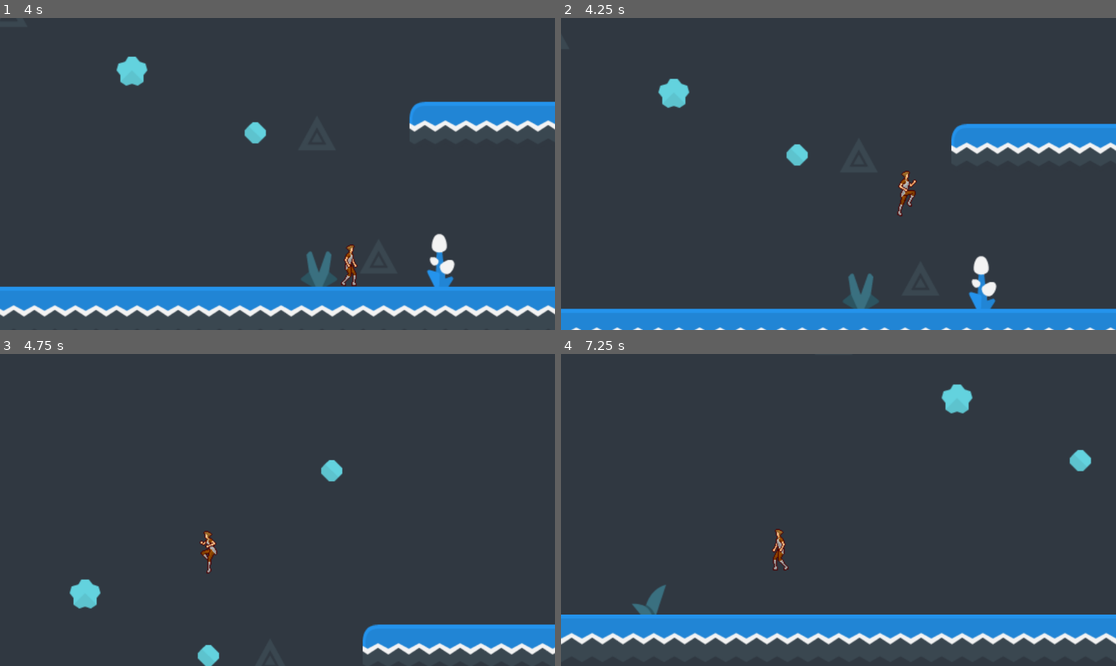
Above: before the commit, frames 1-4 (two rows, left to right).
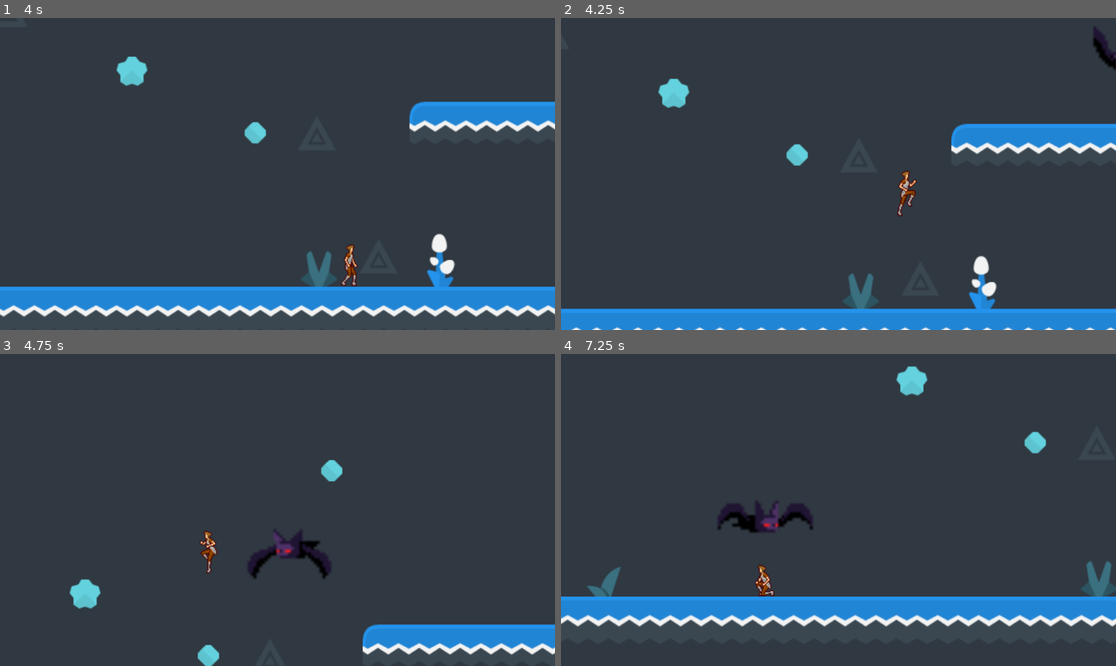
Above: after the commit, the same moments.

Repository: sophiabutt/2D-Platformer
Game: Godot game, scene res://Levels/Level1.tscn
Same seed, same stepped clock (60 frames per second), same inputs: the game is played once before the commit and once after it.
Inputs:
- Up to frame 1 (4 s): hold W (jump) 0.53-1.28 s; hold D (right) 0.53-2.03 s; tap W (jump) at 1.35, 1.52, 1.82, 2.85, 3.02, 3.32 s; hold A (left) 2.03-2.78 s; hold W (jump) 2.03-2.78 s; hold D (right) from 2.78 s (still down); hold W (jump) from 3.53 s (still down)
- Up to frame 2 (4.25 s): keep holding D (right); keep holding W (jump)
- Up to frame 3 (4.75 s): release D (right) at 4.28 s; release W (jump) at 4.28 s; hold A (left) from 4.28 s (still down); tap W (jump) at 4.35, 4.52 s
- Up to frame 4 (7.25 s): tap W (jump) at 4.82, 5.85, 6.02, 6.32 s; release A (left) at 5.03 s; hold D (right) 5.03-5.78 s; hold W (jump) 5.03-5.78 s; hold A (left) from 5.78 s (still down); hold W (jump) from 6.53 s (still down)

Frame 1 is identical in both runs. In frame 2, 0.3% of the frame differs, in the area x 95-100%, y 2-17%; in frame 3, 0.9%; in frame 4, 17%, in the area x 0-100%, y 3-94%.
Error after the commit: Invalid call. Nonexistent function 'die' in base 'CharacterBody2D (Player.gd)'. (res://Enemies/Bat.gd:52)

Commit message:
Added enemies; need help

Diff:
--- /dev/null
+++ b/Enemies/Bat.gd
@@ -0,0 +1,59 @@
+extends CharacterBody2D
+
+var player = null
+@onready var ray = $See
+@export var speed = 800
+@export var looking_speed = 100
+var nav_ready = false
+var initial_position = Vector2.ZERO
+
+var mode = ""
+
+
+var points = []
+const margin = 1.5
+
+func _ready():
+	$AnimatedSprite2D.play("Moving")
+	call_deferred("nav_setup")
+	initial_position = global_position
+
+func nav_setup():
+	# Wait for the first physics frame so the NavigationServer can sync.
+	await get_tree().physics_frame
+	$NavigationAgent2D.target_position = global_position
+	nav_ready = true
+
+func _physics_process(_delta):
+	player = get_node_or_null("/root/Game/Player_Container/Player")
+	var s = looking_speed
+	var points = initial_position
+	if player != null and nav_ready:
+		$NavigationAgent2D.target_position = player.global_position
+		points = $NavigationAgent2D.get_next_path_position()
+		$See.target_position = to_local(player.global_position)
+		var c = $See.get_collider()
+		if c == player:
+			s = speed
+	if points != Vector2.ZERO:
+		print(points)
+		var distance = points - global_position
+		var direction = distance.normalized()
+		$AnimatedSprite2D.flip_h = direction.x < 0
+		if distance.length() > margin:
+			velocity = direction*s
+		else:
+			velocity = Vector2.ZERO
+		move_and_slide()
+
+
+func _on_attack_body_entered(body):
+	if body.name == "Player":
+		body.die()
+		queue_free()
+
+
+func _on_above_and_below_body_entered(body):
+	if body.name == "Player":
+		body.die()
+		queue_free()
--- /dev/null
+++ b/Enemies/Goblin.gd
@@ -0,0 +1,58 @@
+extends CharacterBody2D
+
+@onready var SM = $StateMachine
+
+@export var walking = 500
+@export var running = 1000
+@export var path = [Vector2(4100,1120), Vector2(5250,1120)]
+var direction = 1
+
+func _ready():
+	position = path[0]
+	velocity.x = walking
+	SM.set_state("Move")
+
+func _physics_process(_delta):
+	move_and_slide()
+
+	if velocity.x < 0 and not $AnimatedSprite2D.flip_h:
+		$AnimatedSprite2D.flip_h = true
+		direction = -1
+		$Attack.target_position.x = -1*abs($Attack.target_position.x)
+	if velocity.x > 0 and $AnimatedSprite2D.flip_h:
+		$AnimatedSprite2D.flip_h = false
+		direction = 1
+		$Attack.target_position.x = abs($Attack.target_position.x)
+	if $AnimatedSprite2D.animation == "Attack": $AnimatedSprite2D.offset.x = 7*direction
+	else: $AnimatedSprite2D.offset.x = 0
+
+func set_animation(anim):
+	if $AnimatedSprite2D.animation == anim and $AnimatedSprite2D.is_playing(): return
+	if $AnimatedSprite2D.sprite_frames.has_animation(anim): $AnimatedSprite2D.play(anim)
+	else: $AnimatedSprite2D.play()
+
+func damage():
+	if SM.state_name != "Die":
+		SM.set_state("Die")
+
+
+func should_attack():
+	if $Attack.is_colliding() and $Attack.get_collider().name == "Player":
+		return true
+	return false
+
+func attack_target():
+	if $Attack.is_colliding():
+		return $Attack.get_collider()
+	return null
+
+func _on_AnimatedSprite_animation_finished():
+	if SM.state_name == "Attack":
+		SM.set_state("Move")
+	if SM.state_name == "Die":
+		queue_free()
+
+
+func _on_Above_and_Below_body_entered(body):
+	if body.name == "Player" and SM.state_name != "Die":
+		body.die()
--- /dev/null
+++ b/Enemies/Goblin_Attack.gd
@@ -0,0 +1,22 @@
+extends Node
+
+@onready var SM = get_parent()
+@onready var enemy = get_node("../..")
+
+func _ready():
+	await enemy.ready
+
+func start():
+	enemy.set_animation("Attacking")
+	enemy.velocity = Vector2.ZERO
+	$Timer.start()
+
+func physics_process(_delta):
+	pass
+
+
+func _on_Timer_timeout():
+	if SM.state_name == "Attack":
+		var target = enemy.attack_target()
+		if target != null and target.name == "Player":
+			target.die()
--- /dev/null
+++ b/Enemies/Goblin_Die.gd
@@ -0,0 +1,13 @@
+extends Node
+
+@onready var SM = get_parent()
+@onready var enemy = get_node("../..")
+
+func _ready():
+	await enemy.ready
+
+func start():
+	enemy.set_animation("Dying")
+	enemy.velocity = Vector2.ZERO
+	enemy.collision_layer = 0
+	enemy.collision_mask = 0
--- /dev/null
+++ b/Enemies/Goblin_Move.gd
@@ -0,0 +1,20 @@
+extends Node
+
+@onready var SM = get_parent()
+@onready var enemy = get_node("../..")
+
+func _ready():
+	await enemy.ready
+
+func start():
+	enemy.set_animation("Moving")
+
+func physics_process(_delta):
+	if enemy.should_attack():
+		SM.set_state("Attack")
+	else:
+		enemy.velocity.x = enemy.direction * enemy.walking
+		if enemy.position.x > enemy.path[1].x:
+			enemy.velocity.x = -1*abs(enemy.walking)
+		if enemy.position.x < enemy.path[0].x:
+			enemy.velocity.x = abs(enemy.velocity.x)
--- /dev/null
+++ b/Enemies/bat.tscn
@@ -0,0 +1,266 @@
+[gd_scene load_steps=37 format=3 uid="uid://cpk4wvk7umyu5"]
+
+[ext_resource type="Script" path="res://Enemies/Bat.gd" id="1_8tlmj"]
+[ext_resource type="Texture2D" uid="uid://cyyokg3fd5nvy" path="res://Assets/bat_attack.png" id="2_v71mr"]
+[ext_resource type="Texture2D" uid="uid://cuq587fu642tx" path="res://Assets/bat_die.png" id="3_x4yg7"]
+[ext_resource type="Texture2D" uid="uid://dei2xtkdeuux0" path="res://Assets/bat_move.png" id="4_56q0a"]
+
+[sub_resource type="AtlasTexture" id="AtlasTexture_b30nx"]
+atlas = ExtResource("2_v71mr")
+region = Rect2(0, 0, 64, 64)
+
+[sub_resource type="AtlasTexture" id="AtlasTexture_impxr"]
+atlas = ExtResource("2_v71mr")
+region = Rect2(64, 0, 64, 64)
+
+[sub_resource type="AtlasTexture" id="AtlasTexture_lj34a"]
+atlas = ExtResource("2_v71mr")
+region = Rect2(128, 0, 64, 64)
+
+[sub_resource type="AtlasTexture" id="AtlasTexture_1fe78"]
+atlas = ExtResource("2_v71mr")
+region = Rect2(192, 0, 64, 64)
+
+[sub_resource type="AtlasTexture" id="AtlasTexture_mcblk"]
+atlas = ExtResource("2_v71mr")
+region = Rect2(256, 0, 64, 64)
+
+[sub_resource type="AtlasTexture" id="AtlasTexture_gl0yi"]
+atlas = ExtResource("2_v71mr")
+region = Rect2(320, 0, 64, 64)
+
+[sub_resource type="AtlasTexture" id="AtlasTexture_1y85v"]
+atlas = ExtResource("2_v71mr")
+region = Rect2(384, 0, 64, 64)
+
+[sub_resource type="AtlasTexture" id="AtlasTexture_36pd6"]
+atlas = ExtResource("2_v71mr")
+region = Rect2(448, 0, 64, 64)
+
+[sub_resource type="AtlasTexture" id="AtlasTexture_lddcj"]
+atlas = ExtResource("2_v71mr")
+region = Rect2(512, 0, 64, 64)
+
+[sub_resource type="AtlasTexture" id="AtlasTexture_xq1f0"]
+atlas = ExtResource("2_v71mr")
+region = Rect2(576, 0, 64, 64)
+
+[sub_resource type="AtlasTexture" id="AtlasTexture_j8cmb"]
+atlas = ExtResource("3_x4yg7")
+region = Rect2(0, 0, 64, 64)
+
+[sub_resource type="AtlasTexture" id="AtlasTexture_0o86k"]
+atlas = ExtResource("3_x4yg7")
+region = Rect2(64, 0, 64, 64)
+
+[sub_resource type="AtlasTexture" id="AtlasTexture_d220o"]
+atlas = ExtResource("3_x4yg7")
+region = Rect2(128, 0, 64, 64)
+
+[sub_resource type="AtlasTexture" id="AtlasTexture_7oag7"]
+atlas = ExtResource("3_x4yg7")
+region = Rect2(192, 0, 64, 64)
+
+[sub_resource type="AtlasTexture" id="AtlasTexture_7y6uc"]
+atlas = ExtResource("3_x4yg7")
+region = Rect2(256, 0, 64, 64)
+
+[sub_resource type="AtlasTexture" id="AtlasTexture_8hltw"]
+atlas = ExtResource("3_x4yg7")
+region = Rect2(320, 0, 64, 64)
+
+[sub_resource type="AtlasTexture" id="AtlasTexture_f2vb7"]
+atlas = ExtResource("3_x4yg7")
+region = Rect2(384, 0, 64, 64)
+
+[sub_resource type="AtlasTexture" id="AtlasTexture_5674y"]
+atlas = ExtResource("3_x4yg7")
+region = Rect2(448, 0, 64, 64)
+
+[sub_resource type="AtlasTexture" id="AtlasTexture_wfe6p"]
+atlas = ExtResource("3_x4yg7")
+region = Rect2(512, 0, 64, 64)
+
+[sub_resource type="AtlasTexture" id="AtlasTexture_g8c1r"]
+atlas = ExtResource("3_x4yg7")
+region = Rect2(576, 0, 64, 64)
+
+[sub_resource type="AtlasTexture" id="AtlasTexture_p24aq"]
+atlas = ExtResource("4_56q0a")
+region = Rect2(0, 0, 64, 64)
+
+[sub_resource type="AtlasTexture" id="AtlasTexture_htpwp"]
+atlas = ExtResource("4_56q0a")
+region = Rect2(64, 0, 64, 64)
+
+[sub_resource type="AtlasTexture" id="AtlasTexture_ak2wa"]
+atlas = ExtResource("4_56q0a")
+region = Rect2(128, 0, 64, 64)
+
+[sub_resource type="AtlasTexture" id="AtlasTexture_jvche"]
+atlas = ExtResource("4_56q0a")
+region = Rect2(192, 0, 64, 64)
+
+[sub_resource type="AtlasTexture" id="AtlasTexture_uwro1"]
+atlas = ExtResource("4_56q0a")
+region = Rect2(256, 0, 64, 64)
+
+[sub_resource type="AtlasTexture" id="AtlasTexture_27bwv"]
+atlas = ExtResource("4_56q0a")
+region = Rect2(320, 0, 64, 64)
+
+[sub_resource type="AtlasTexture" id="AtlasTexture_1w2at"]
+atlas = ExtResource("4_56q0a")
+region = Rect2(384, 0, 64, 64)
+
+[sub_resource type="AtlasTexture" id="AtlasTexture_p5uf6"]
+atlas = ExtResource("4_56q0a")
+region = Rect2(448, 0, 64, 64)
+
+[sub_resource type="SpriteFrames" id="SpriteFrames_3eofj"]
+animations = [{
+"frames": [{
+"duration": 1.0,
+"texture": SubResource("AtlasTexture_b30nx")
+}, {
+"duration": 1.0,
+"texture": SubResource("AtlasTexture_impxr")
+}, {
+"duration": 1.0,
+"texture": SubResource("AtlasTexture_lj34a")
+}, {
+"duration": 1.0,
+"texture": SubResource("AtlasTexture_1fe78")
+}, {
+"duration": 1.0,
+"texture": SubResource("AtlasTexture_mcblk")
+}, {
+"duration": 1.0,
+"texture": SubResource("AtlasTexture_gl0yi")
+}, {
+"duration": 1.0,
+"texture": SubResource("AtlasTexture_1y85v")
+}, {
+"duration": 1.0,
+"texture": SubResource("AtlasTexture_36pd6")
+}, {
+"duration": 1.0,
+"texture": SubResource("AtlasTexture_lddcj")
+}, {
+"duration": 1.0,
+"texture": SubResource("AtlasTexture_xq1f0")
+}],
+"loop": true,
+"name": &"Attacking",
+"speed": 5.0
+}, {
+"frames": [{
+"duration": 1.0,
+"texture": SubResource("AtlasTexture_j8cmb")
+}, {
+"duration": 1.0,
+"texture": SubResource("AtlasTexture_0o86k")
+}, {
+"duration": 1.0,
+"texture": SubResource("AtlasTexture_d220o")
+}, {
+"duration": 1.0,
+"texture": SubResource("AtlasTexture_7oag7")
+}, {
+"duration": 1.0,
+"texture": SubResource("AtlasTexture_7y6uc")
+}, {
+"duration": 1.0,
+"texture": SubResource("AtlasTexture_8hltw")
+}, {
+"duration": 1.0,
+"texture": SubResource("AtlasTexture_f2vb7")
+}, {
+"duration": 1.0,
+"texture": SubResource("AtlasTexture_5674y")
+}, {
+"duration": 1.0,
+"texture": SubResource("AtlasTexture_wfe6p")
+}, {
+"duration": 1.0,
+"texture": SubResource("AtlasTexture_g8c1r")
+}],
+"loop": false,
+"name": &"Dying",
+"speed": 5.0
+}, {
+"frames": [{
+"duration": 1.0,
+"texture": SubResource("AtlasTexture_p24aq")
+}, {
+"duration": 1.0,
+"texture": SubResource("AtlasTexture_htpwp")
+}, {
+"duration": 1.0,
+"texture": SubResource("AtlasTexture_ak2wa")
+}, {
+"duration": 1.0,
+"texture": SubResource("AtlasTexture_jvche")
+}, {
+"duration": 1.0,
+"texture": SubResource("AtlasTexture_uwro1")
+}, {
+"duration": 1.0,
+"texture": SubResource("AtlasTexture_27bwv")
+}, {
+"duration": 1.0,
+"texture": SubResource("AtlasTexture_1w2at")
+}, {
+"duration": 1.0,
+"texture": SubResource("AtlasTexture_p5uf6")
+}],
+"loop": true,
+"name": &"Moving",
+"speed": 10.0
+}]
+
+[sub_resource type="RectangleShape2D" id="RectangleShape2D_0do44"]
+size = Vector2(135, 86.5)
+
+[sub_resource type="CapsuleShape2D" id="CapsuleShape2D_0a16c"]
+radius = 66.0
+height = 132.0
+
+[sub_resource type="RectangleShape2D" id="RectangleShape2D_88yff"]
+size = Vector2(136, 20)
+
+[node name="Bat" type="CharacterBody2D"]
+script = ExtResource("1_8tlmj")
+
+[node name="AnimatedSprite2D" type="AnimatedSprite2D" parent="."]
+position = Vector2(7.5, -8.50002)
+scale = Vector2(2.98438, 2.98438)
+sprite_frames = SubResource("SpriteFrames_3eofj")
+animation = &"Moving"
+autoplay = "Moving"
+
+[node name="CollisionShape2D" type="CollisionShape2D" parent="."]
+position = Vector2(7.5, -20.75)
+shape = SubResource("RectangleShape2D_0do44")
+
+[node name="See" type="RayCast2D" parent="."]
+target_position = Vector2(0, 1000)
+
+[node name="Attack" type="Area2D" parent="."]
+
+[node name="CollisionShape2D" type="CollisionShape2D" parent="Attack"]
+position = Vector2(-3, -21)
+shape = SubResource("CapsuleShape2D_0a16c")
+
+[node name="Timer" type="Timer" parent="Attack"]
+
+[node name="Above_and_Below" type="Area2D" parent="."]
+
+[node name="CollisionShape2D" type="CollisionShape2D" parent="Above_and_Below"]
+position = Vector2(8, -74)
+shape = SubResource("RectangleShape2D_88yff")
+
+[node name="NavigationAgent2D" type="NavigationAgent2D" parent="."]
+
+[connection signal="body_entered" from="Attack" to="." method="_on_attack_body_entered"]
+[connection signal="area_shape_entered" from="Above_and_Below" to="." method="_on_above_and_below_body_entered"]
--- /dev/null
+++ b/Enemies/goblin.tscn
@@ -0,0 +1,195 @@
+[gd_scene load_steps=27 format=3 uid="uid://dqj0dlhxtix6"]
+
+[ext_resource type="Script" path="res://Enemies/Goblin.gd" id="1_neiku"]
+[ext_resource type="Texture2D" uid="uid://d3i35bx06onwp" path="res://Assets/goblin.peasant.png" id="2_b268h"]
+[ext_resource type="Script" path="res://StateMachine/StateMachine.gd" id="3_cum6s"]
+[ext_resource type="Script" path="res://Enemies/Goblin_Move.gd" id="4_cocqs"]
+[ext_resource type="Script" path="res://Enemies/Goblin_Attack.gd" id="5_xkquu"]
+[ext_resource type="Script" path="res://Enemies/Goblin_Die.gd" id="6_euabk"]
+
+[sub_resource type="AtlasTexture" id="AtlasTexture_qk7gn"]
+atlas = ExtResource("2_b268h")
+region = Rect2(0, 128, 32, 64)
+
+[sub_resource type="AtlasTexture" id="AtlasTexture_8xu23"]
+atlas = ExtResource("2_b268h")
+region = Rect2(64, 128, 32, 64)
+
+[sub_resource type="AtlasTexture" id="AtlasTexture_5gfee"]
+atlas = ExtResource("2_b268h")
+region = Rect2(96, 128, 32, 64)
+
+[sub_resource type="AtlasTexture" id="AtlasTexture_awnik"]
+atlas = ExtResource("2_b268h")
+region = Rect2(192, 128, 32, 64)
+
+[sub_resource type="AtlasTexture" id="AtlasTexture_2ghja"]
+atlas = ExtResource("2_b268h")
+region = Rect2(224, 128, 32, 64)
+
+[sub_resource type="AtlasTexture" id="AtlasTexture_k831p"]
+atlas = ExtResource("2_b268h")
+region = Rect2(256, 128, 32, 64)
+
+[sub_resource type="AtlasTexture" id="AtlasTexture_ado2j"]
+atlas = ExtResource("2_b268h")
+region = Rect2(0, 64, 32, 64)
+
+[sub_resource type="AtlasTexture" id="AtlasTexture_iyy2u"]
+atlas = ExtResource("2_b268h")
+region = Rect2(32, 64, 32, 64)
+
+[sub_resource type="AtlasTexture" id="AtlasTexture_tjhsy"]
+atlas = ExtResource("2_b268h")
+region = Rect2(64, 64, 32, 64)
+
+[sub_resource type="AtlasTexture" id="AtlasTexture_exl54"]
+atlas = ExtResource("2_b268h")
+region = Rect2(128, 64, 64, 64)
+
+[sub_resource type="AtlasTexture" id="AtlasTexture_ebhju"]
+atlas = ExtResource("2_b268h")
+region = Rect2(192, 64, 64, 64)
+
+[sub_resource type="AtlasTexture" id="AtlasTexture_xqqvr"]
+atlas = ExtResource("2_b268h")
+region = Rect2(32, 0, 32, 64)
+
+[sub_resource type="AtlasTexture" id="AtlasTexture_o7us1"]
+atlas = ExtResource("2_b268h")
+region = Rect2(64, 0, 32, 64)
+
+[sub_resource type="AtlasTexture" id="AtlasTexture_7o7l4"]
+atlas = ExtResource("2_b268h")
+region = Rect2(96, 0, 32, 64)
+
+[sub_resource type="AtlasTexture" id="AtlasTexture_ndvw2"]
+atlas = ExtResource("2_b268h")
+region = Rect2(128, 0, 32, 64)
+
+[sub_resource type="AtlasTexture" id="AtlasTexture_k8jm4"]
+atlas = ExtResource("2_b268h")
+region = Rect2(160, 0, 32, 64)
+
+[sub_resource type="AtlasTexture" id="AtlasTexture_sks8y"]
+atlas = ExtResource("2_b268h")
+region = Rect2(192, 0, 32, 64)
+
+[sub_resource type="SpriteFrames" id="SpriteFrames_frcgy"]
+animations = [{
+"frames": [{
+"duration": 1.0,
+"texture": SubResource("AtlasTexture_qk7gn")
+}, {
+"duration": 1.0,
+"texture": SubResource("AtlasTexture_8xu23")
+}, {
+"duration": 1.0,
+"texture": SubResource("AtlasTexture_5gfee")
+}, {
+"duration": 1.0,
+"texture": SubResource("AtlasTexture_awnik")
+}, {
+"duration": 1.0,
+"texture": SubResource("AtlasTexture_2ghja")
+}, {
+"duration": 1.0,
+"texture": SubResource("AtlasTexture_k831p")
+}],
+"loop": false,
+"name": &"Attacking",
+"speed": 7.0
+}, {
+"frames": [{
+"duration": 1.0,
+"texture": SubResource("AtlasTexture_ado2j")
+}, {
+"duration": 1.0,
+"texture": SubResource("AtlasTexture_iyy2u")
+}, {
+"duration": 1.0,
+"texture": SubResource("AtlasTexture_tjhsy")
+}, {
+"duration": 1.0,
+"texture": SubResource("AtlasTexture_exl54")
+}, {
+"duration": 1.0,
+"texture": SubResource("AtlasTexture_ebhju")
+}],
+"loop": false,
+"name": &"Dying",
+"speed": 5.0
+}, {
+"frames": [{
+"duration": 1.0,
+"texture": SubResource("AtlasTexture_xqqvr")
+}, {
+"duration": 1.0,
+"texture": SubResource("AtlasTexture_o7us1")
+}, {
+"duration": 1.0,
+"texture": SubResource("AtlasTexture_7o7l4")
+}, {
+"duration": 1.0,
+"texture": SubResource("AtlasTexture_ndvw2")
+}, {
+"duration": 1.0,
+"texture": SubResource("AtlasTexture_k8jm4")
+}, {
+"duration": 1.0,
+"texture": SubResource("AtlasTexture_sks8y")
+}],
+"loop": true,
+"name": &"Moving",
+"speed": 5.0
+}]
+
+[sub_resource type="CapsuleShape2D" id="CapsuleShape2D_vhktg"]
+radius = 32.0
+height = 108.0
+
+[sub_resource type="RectangleShape2D" id="RectangleShape2D_co0gg"]
+size = Vector2(63, 13.5)
+
+[node name="Goblin" type="CharacterBody2D"]
+script = ExtResource("1_neiku")
+
+[node name="AnimatedSprite2D" type="AnimatedSprite2D" parent="."]
+position = Vector2(13, -49)
+scale = Vector2(2.64063, 2.64063)
+sprite_frames = SubResource("SpriteFrames_frcgy")
+animation = &"Moving"
+autoplay = "Moving"
+frame_progress = 0.473609
+
+[node name="CollisionShape2D" type="CollisionShape2D" parent="."]
+position = Vector2(-1, -10)
+shape = SubResource("CapsuleShape2D_vhktg")
+
+[node name="Attack" type="RayCast2D" parent="."]
+position = Vector2(0, -15)
+target_position = Vector2(150, 0)
+
+[node name="StateMachine" type="Node" parent="."]
+script = ExtResource("3_cum6s")
+
+[node name="Move" type="Node" parent="StateMachine"]
+script = ExtResource("4_cocqs")
+
+[node name="Attack" type="Node" parent="StateMachine"]
+script = ExtResource("5_xkquu")
+
+[node name="Timer" type="Timer" parent="StateMachine/Attack"]
+
+[node name="Die" type="Node" parent="StateMachine"]
+script = ExtResource("6_euabk")
+
+[node name="Above_and_Below" type="Area2D" parent="."]
+
+[node name="CollisionShape2D" type="CollisionShape2D" parent="Above_and_Below"]
+position = Vector2(0, -62)
+shape = SubResource("RectangleShape2D_co0gg")
+
+[connection signal="animation_finished" from="AnimatedSprite2D" to="." method="_on_AnimatedSprite_animation_finished"]
+[connection signal="timeout" from="StateMachine/Attack/Timer" to="StateMachine/Attack" method="_on_Timer_timeout"]
+[connection signal="body_entered" from="Above_and_Below" to="." method="_on_Above_and_Below_body_entered"]
--- a/Levels/Level1.tscn
+++ b/Levels/Level1.tscn
@@ -7,6 +7,8 @@
 [ext_resource type="PackedScene" uid="uid://75kl8s3x66sf" path="res://Levels/Camera.tscn" id="4_ebv7f"]
 [ext_resource type="Texture2D" uid="uid://w1tr7mlqhfbh" path="res://Assets/portal_end.png" id="5_7t5j3"]
 [ext_resource type="Script" path="res://Player/Player_Container.gd" id="6_4dv3v"]
+[ext_resource type="PackedScene" uid="uid://dqj0dlhxtix6" path="res://Enemies/goblin.tscn" id="7_c5yts"]
+[ext_resource type="PackedScene" uid="uid://cpk4wvk7umyu5" path="res://Enemies/bat.tscn" id="8_xtb5a"]
 
 [sub_resource type="TileSetAtlasSource" id="TileSetAtlasSource_r81hv"]
 texture = ExtResource("1_go4ss")
@@ -1240,6 +1242,11 @@
 tile_size = Vector2i(64, 64)
 sources/0 = SubResource("TileSetAtlasSource_xlxfn")
 
+[sub_resource type="NavigationPolygon" id="NavigationPolygon_1trgp"]
+vertices = PackedVector2Array(2832, 400, 3920, 560, 2640, 464, 2736, 400, 2480, 464, 1296, 464, 1808, 416, 2480, 368, 16, 560, 816, 464, 1520, 416, 2640, 368, 2736, 304, 3152, 272, 3152, 176, 3920, 32, 32, 32, 2992, 176, 2992, 272, 2832, 304, 1296, 368, 1520, 304, 816, 368, 1808, 304)
+polygons = Array[PackedInt32Array]([PackedInt32Array(0, 1, 2, 3), PackedInt32Array(4, 5, 6, 7), PackedInt32Array(2, 1, 8, 4), PackedInt32Array(5, 4, 8), PackedInt32Array(9, 5, 8), PackedInt32Array(10, 6, 5), PackedInt32Array(3, 2, 11, 12), PackedInt32Array(13, 14, 15, 1), PackedInt32Array(16, 15, 14, 17), PackedInt32Array(18, 13, 1, 0, 19), PackedInt32Array(10, 5, 20, 21), PackedInt32Array(9, 8, 16, 22), PackedInt32Array(7, 6, 23), PackedInt32Array(16, 17, 18, 19, 12), PackedInt32Array(16, 12, 11, 7, 23), PackedInt32Array(16, 23, 21), PackedInt32Array(22, 16, 21, 20)])
+outlines = Array[PackedVector2Array]([PackedVector2Array(32, 32, 16, 560, 3920, 560, 3920, 32), PackedVector2Array(816, 368, 816, 464, 1296, 464, 1296, 368), PackedVector2Array(1520, 304, 1520, 416, 1808, 416, 1808, 304), PackedVector2Array(2480, 368, 2480, 464, 2640, 464, 2640, 368), PackedVector2Array(2736, 304, 2736, 400, 2832, 400, 2832, 304), PackedVector2Array(2992, 176, 2992, 272, 3152, 272, 3152, 176)])
+
 [node name="Game" type="Node2D"]
 
 [node name="Background" type="TileMap" parent="."]
@@ -1269,6 +1276,12 @@
 script = ExtResource("6_4dv3v")
 
 [node name="Enemy_Container" type="Node2D" parent="."]
+
+[node name="Goblin" parent="Enemy_Container" instance=ExtResource("7_c5yts")]
+position = Vector2(1776, 544)
+
+[node name="Bat" parent="Enemy_Container" instance=ExtResource("8_xtb5a")]
+position = Vector2(3376, 112)
 
 [node name="Platform" type="TileMap" parent="."]
 tile_set = SubResource("TileSet_5oaye")
@@ -1292,4 +1305,7 @@
 drag_horizontal_enabled = true
 drag_vertical_offset = -0.8
 
+[node name="NavigationRegion2D" type="NavigationRegion2D" parent="."]
+navigation_polygon = SubResource("NavigationPolygon_1trgp")
+
 [connection signal="body_entered" from="Exit_to_2" to="Exit_to_2" method="_on_Exit_body_entered"]
--- /dev/null
+++ b/StateMachine/StateMachine.gd
@@ -0,0 +1,35 @@
+extends Node
+
+@onready var state = null
+@onready var previous_state = null
+@onready var state_name = ""
+
+func _ready():
+	if get_child_count():
+		set_state(get_children()[0].name)
+
+func _physics_process(delta):
+	if state and state.has_method("physics_process"):
+		state.physics_process(delta)
+
+func _process(delta):
+	if state and state.has_method("process"):
+		state.process(delta)
+
+func _unhandled_input(event):
+	if state and state.has_method("unhandled_input"):
+		state.unhandled_input(event)
+
+func set_state(s):
+	state_name = s
+	var new_state = get_node(NodePath(s))
+	if new_state != null:
+		if state != null:
+			if state.has_method("end"):
+				state.end()
+			previous_state = state
+		state = new_state
+		if state.has_method("start"):
+			state.start()
+	else:
+		state = null
Binary file added: Assets/bat_attack.png
Not shown, added: Assets/bat_attack.png.import
Binary file added: Assets/bat_die.png
Not shown, added: Assets/bat_die.png.import
Binary file added: Assets/bat_move.png
Not shown, added: Assets/bat_move.png.import
Binary file added: Assets/goblin.peasant.png
Not shown, added: Assets/goblin.peasant.png.import
Binary file added: Assets/goldcoin1.png
Not shown, added: Assets/goldcoin1.png.import
Not shown: 1 places in Levels/Level1.tscn that only renumber resources
